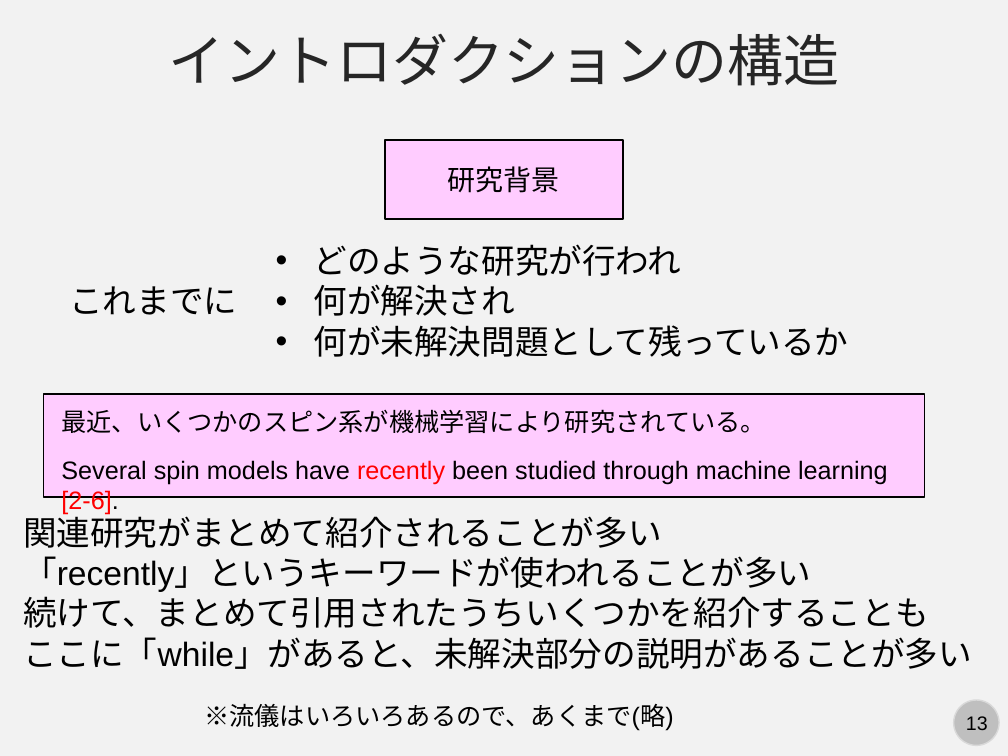
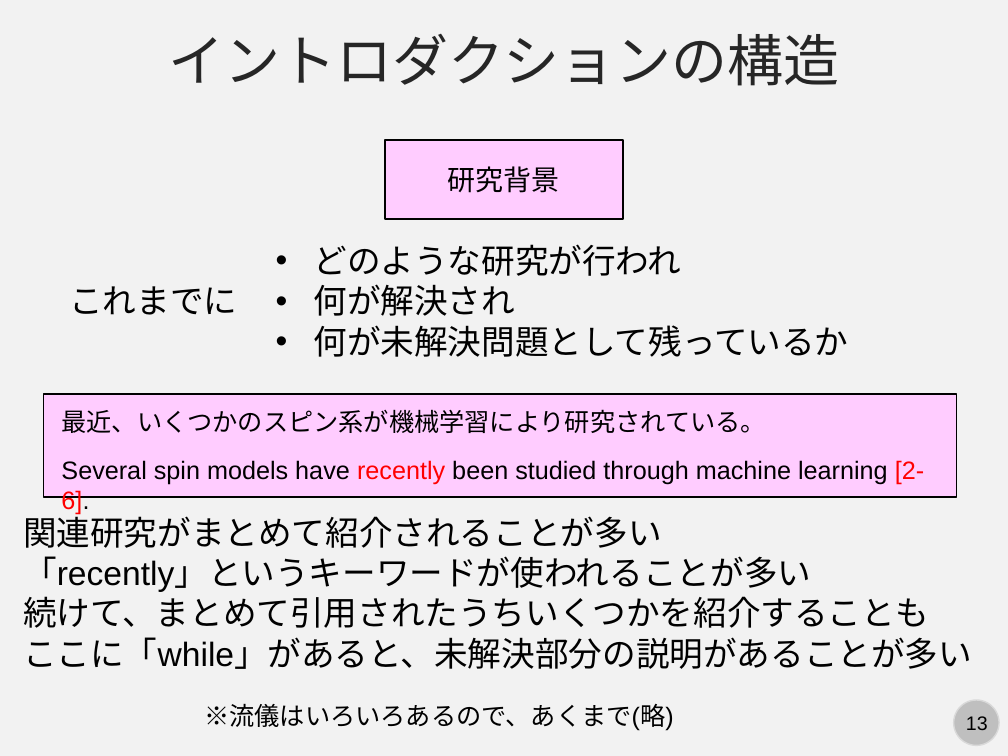
Before and after one commit to kaityo256/lab_startup, a slide deck: slide 13 of howtoreview/howtosurvey.pptx. Drawn at 1008x756 pixels with LibreOffice and Linux fonts; fonts in the diff are those of the drawing. Boxes give left, top, right and bottom in pixels: in the first picture for what was removed or moved away, otherwise in the second. Text is boxed around its words. In the diff, an @@ line names an element or a change of style, - is before the commit and + after.

```diff
--- a/howtoreview/howtosurvey.pptx
+++ b/howtoreview/howtosurvey.pptx
@@ rectangle: place and size @@
-rectangle at box(43, 394, 924, 497)
+rectangle at box(43, 394, 957, 497)
@@ text "Several spin models have recently ..." rewrapped from box(61, 460, 888, 515) to box(61, 460, 924, 485) @@
```
Also in this commit, not shown: 3 other slides changed, 1 other file.
